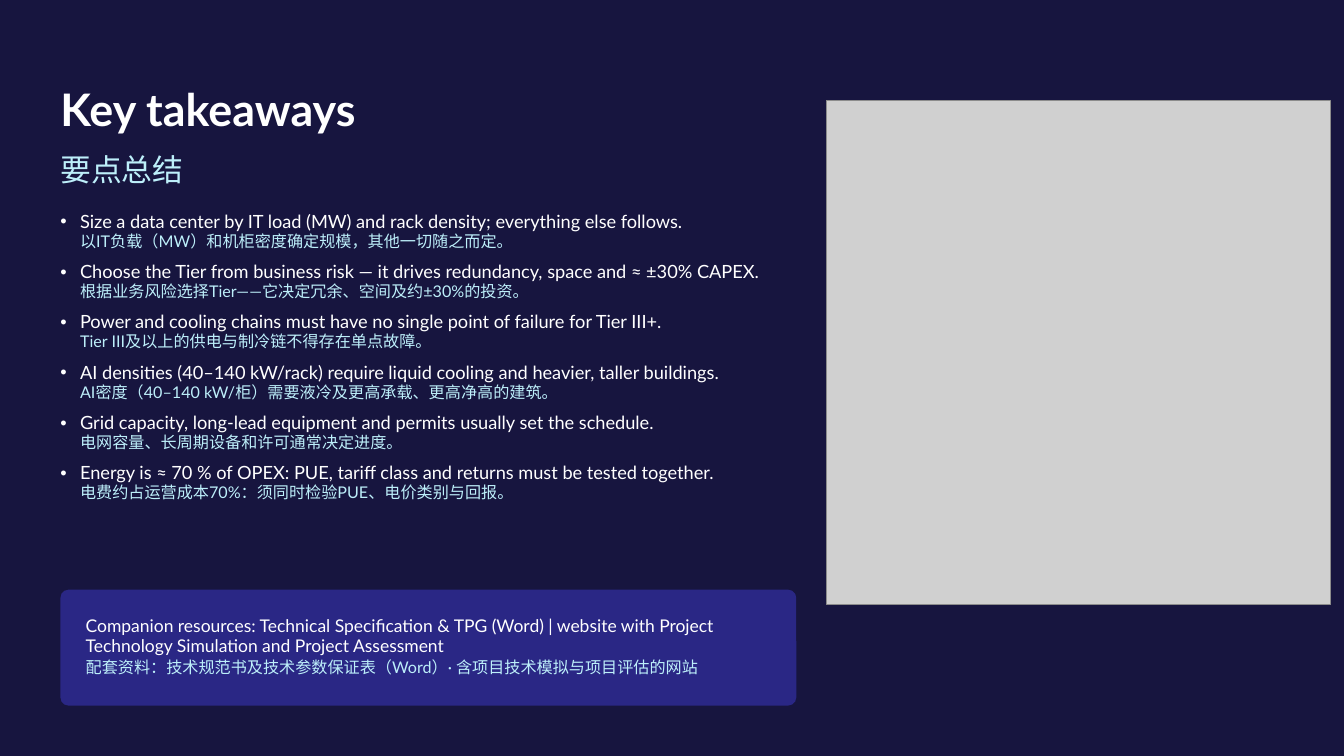
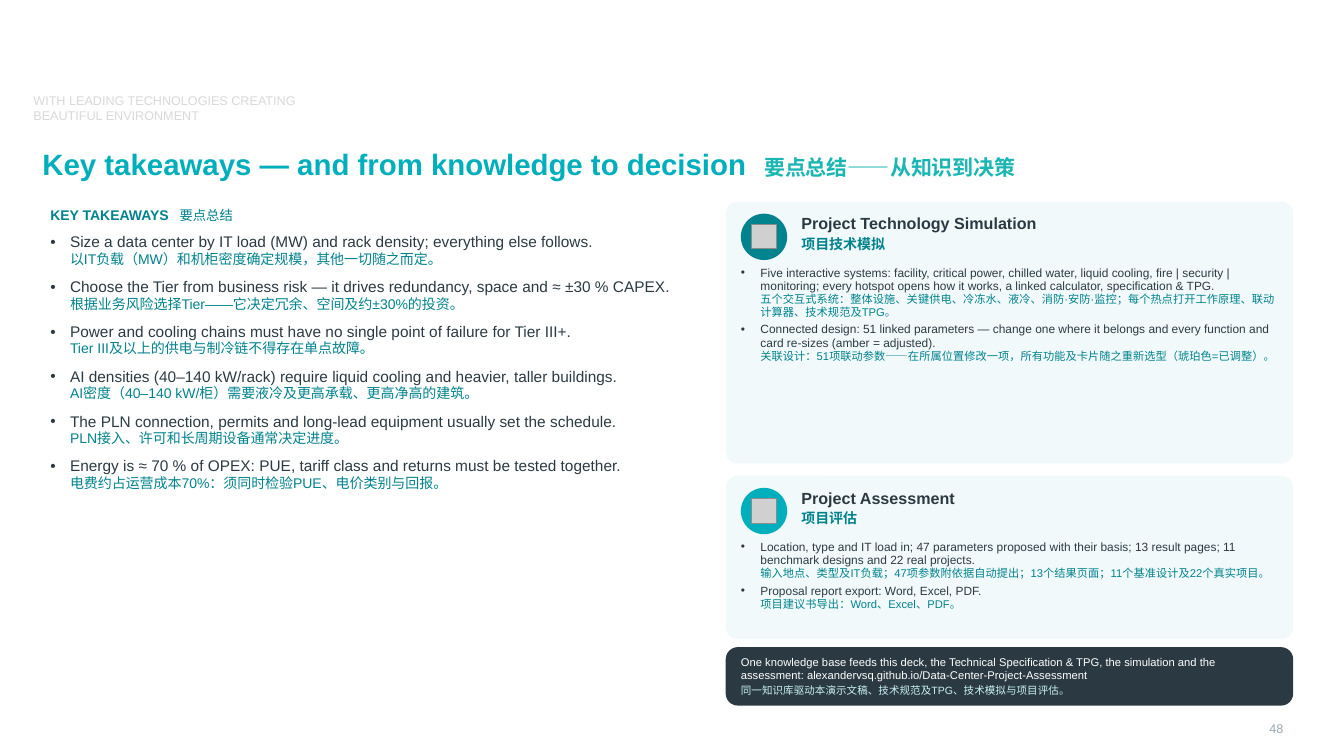
Before and after one commit to Alexandervsq/Data-Center-Project-Assessment, a slide deck: slide 48 of downloads/Data Center Knowledge Base (EN-ZH).pptx (slide 104 before the commit). Drawn at 1344x756 pixels with LibreOffice and Linux fonts; fonts in the diff are those of the drawing; grey boxes stand for pictures; background and template pictures are left out. Boxes give left, top, right and bottom in pixels: in the first picture for what was removed or moved away, otherwise in the second. Text is boxed around its words. In the diff, an @@ line names an element or a change of style, - is before the commit and + after.

```diff
--- a/downloads/Data Center Knowledge Base (EN-ZH).pptx
+++ b/downloads/Data Center Knowledge Base (EN-ZH).pptx
@@ background #17153F to picture (left out) @@
@@ text added at <box>33,51,281,93</box>, 14 pt, text #FFFFFF, bold @@
+领先技术 创造优美环境
@@ text added at <box>33,94,295,123</box>, 9 pt, text #D9D9D9 @@
+WITH LEADING TECHNOLOGIES CREATING BEAUTIFUL ENVIRONMENT
@@ text removed at <box>60,92,355,134</box> @@
-Key takeaways
@@ picture removed at <box>827,101,1331,605</box> @@
@@ title added at <box>42,153,1016,180</box>, 21 pt, text #00AFBC, bold @@
+Key takeaways — and from knowledge to decision 要点总结——从知识到决策
@@ text at <box>50,208,233,221</box>: text changed; size 22 to 10 pt; font Lato to Arial; text colour #BDEFFA to #00838D; bold on @@
-要点总结
+KEY TAKEAWAYS 要点总结
@@ rounded rectangle added at <box>726,202,1294,464</box>, fill #F2F9FA @@
@@ text "Size a data center by ...": place and size @@
-text "Size a data center by ..." at <box>80,214,759,500</box>
+text "Size a data center by ..." at <box>70,236,670,489</box>
@@ text at <box>70,236,621,489</box>: size 13 to 11 pt, text colour #FFFFFF to #2B3A42 in "Size a data center by IT load ...", "Power and cooling chains must have no ...", "AI densities (40–140 kW/rack) require liquid cooling ...", "Energy is ≈ 70 % of OPEX: ..."; font Lato to Arial in "Size a data center by IT load ...", "以IT负载（MW）和机柜密度确定规模，其他一切随之而定。", "根据业务风险选择Tier——它决定冗余、空间及约±30%的投资。", "Power and cooling chains must have no ..." and 5 more places; size 11.5 to 10 pt, text colour #BDEFFA to #00838D in "以IT负载（MW）和机柜密度确定规模，其他一切随之而定。", "根据业务风险选择Tier——它决定冗余、空间及约±30%的投资。", "Tier III及以上的供电与制冷链不得存在单点故障。", "AI密度（40–140 kW/柜）需要液冷及更高承载、更高净高的建筑。" and 1 more places @@
@@ ellipse added at <box>741,214,787,260</box>, fill #00838D @@
@@ picture added at <box>752,225,776,249</box> @@
@@ text added at <box>801,217,1036,250</box>, 11.5 pt, text #2B3A42, bold @@
+Project Technology Simulation
+项目技术模拟
@@ text at <box>70,281,670,295</box>: text changed; size 13 to 11 pt; font Lato to Arial; text colour #FFFFFF to #2B3A42 @@
-• Choose the Tier from business risk — it drives redundancy, space and ≈ ±30% CAPEX.
+• Choose the Tier from business risk — it drives redundancy, space and ≈ ±30 % CAPEX.
@@ text added at <box>760,292,1274,361</box>, 8.5 pt, text #2B3A42 @@
+• Five interactive systems: facility, critical power, chilled water, liquid cooling, fire | security | monitoring; every hotspot opens how it works, a linked calculator, specification & TPG.
+  五个交互式系统：整体设施、关键供电、冷冻水、液冷、消防·安防·监控；每个热点打开工作原理、联动计算器、技术规范及TPG。
+• Connected design: 51 linked parameters — change one where it belongs and every function and card re-sizes (amber = adjusted).
+  关联设计：51项联动参数——在所属位置修改一项，所有功能及卡片随之重新选型（琥珀色=已调整）。
@@ text at <box>70,416,616,444</box>: text changed; size 13 to 11 pt; font Lato to Arial; text colour #FFFFFF to #2B3A42 @@
-• Grid capacity, long-lead equipment and permits usually set the schedule.
-  电网容量、长周期设备和许可通常决定进度。
+• The PLN connection, permits and long-lead equipment usually set the schedule.
+  PLN接入、许可和长周期设备通常决定进度。
@@ rounded rectangle added at <box>726,476,1294,639</box>, fill #F2F9FA @@
@@ ellipse added at <box>741,488,787,534</box>, fill #00AFBC @@
@@ picture added at <box>752,499,776,523</box> @@
@@ text added at <box>801,492,955,525</box>, 11.5 pt, text #2B3A42, bold @@
+Project Assessment
+项目评估
@@ text added at <box>760,542,1269,609</box>, 8.5 pt, text #2B3A42 @@
+• Location, type and IT load in; 47 parameters proposed with their basis; 13 result pages; 11 benchmark designs and 22 real projects.
+  输入地点、类型及IT负载；47项参数附依据自动提出；13个结果页面；11个基准设计及22个真实项目。
+• Proposal report export: Word, Excel, PDF.
+  项目建议书导出：Word、Excel、PDF。
@@ rounded rectangle removed at <box>60,590,797,706</box> @@
@@ text removed at <box>86,618,713,675</box> @@
-Companion resources: Technical Specification & TPG (Word) | website with Project Technology Simulation and Project Assessment
-配套资料：技术规范书及技术参数保证表（Word）· 含项目技术模拟与项目评估的网站
@@ rounded rectangle added at <box>726,647,1294,706</box>, fill #2B3A42 @@
@@ text added at <box>741,658,1216,695</box>, 8 pt, text #FFFFFF @@
+One knowledge base feeds this deck, the Technical Specification & TPG, the simulation and the assessment: alexandervsq.github.io/Data-Center-Project-Assessment
+同一知识库驱动本演示文稿、技术规范及TPG、技术模拟与项目评估。
@@ page number added at <box>1269,724,1283,733</box>, 9 pt, text #9AA9B2 @@
+48
```
Also in this commit, not shown: 35 other slides changed, 13 slides added, 68 slides removed, 3 other files.
